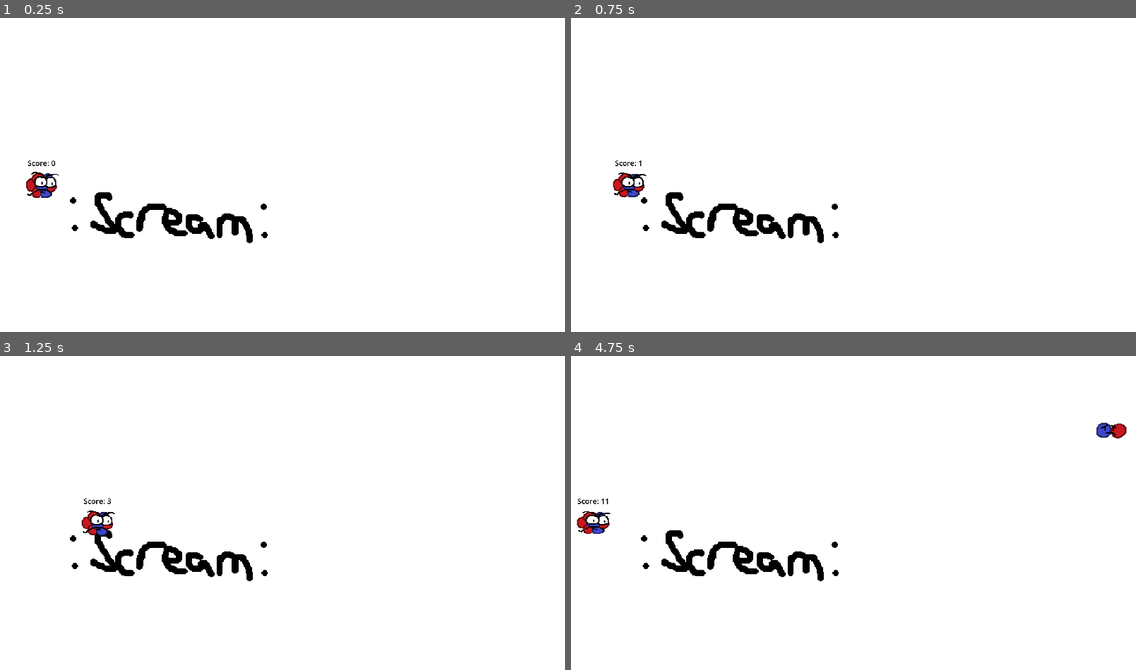
Above: before the commit, frames 1-4 (two rows, left to right).
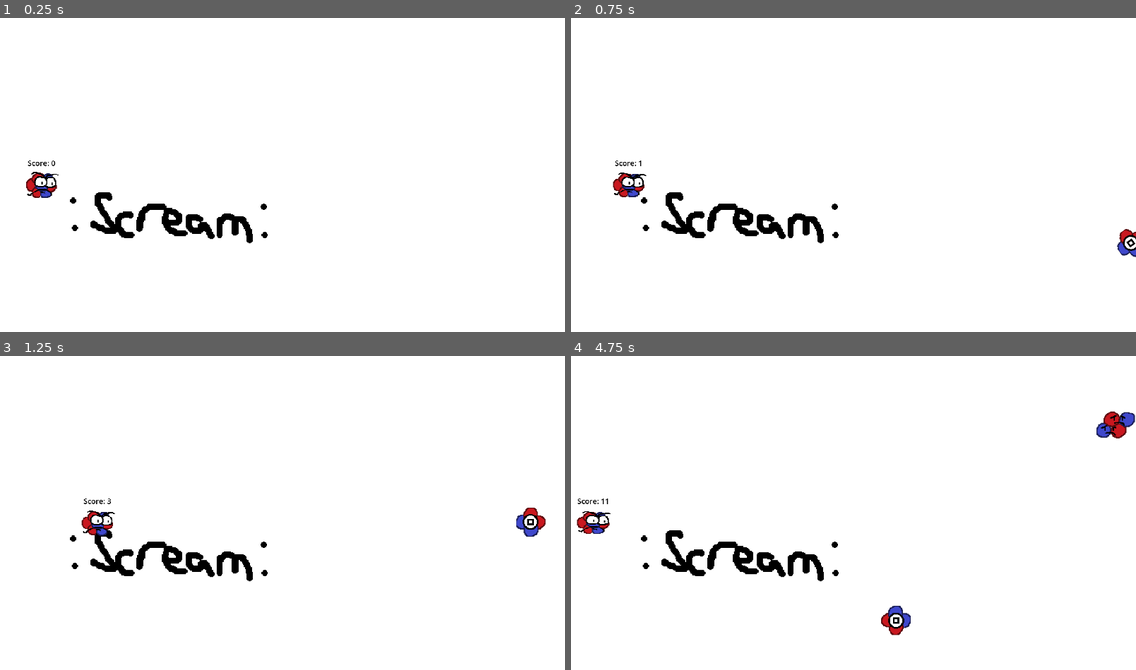
Above: after the commit, the same moments.

Repository: Quill-x/Atom
Game: Godot game, scene res://scenes/Level.tscn
Two runs of this game, one before a commit and one after it. Both use one fixed random seed, a clock stepped at 60 frames per second and the inputs below.
Inputs:
- Up to frame 1 (0.25 s): no input
- Up to frame 2 (0.75 s): hold D (Right) from 0.53 s (still down); hold Shift (Slow) from 0.53 s (still down)
- Up to frame 3 (1.25 s): keep holding D (Right); keep holding Shift (Slow)
- Up to frame 4 (4.75 s): release D (Right) at 1.28 s; release Shift (Slow) at 1.28 s; hold S (Down) 1.28-2.03 s; tap Shift (Slow) at 1.35, 2.85, 4.35 s; hold D (Right) 2.03-2.78 s; hold Shift (Slow) 2.03-2.78 s; hold Up (Up) 2.78-3.53 s; hold Shift (Slow) 3.53-4.28 s; hold A (Left) from 3.53 s (still down)

Frame 1 is identical in both runs. In frame 2, 0.2% of the frame differs, in the area x 96-100%, y 67-77%; in frame 3, 0.3%; in frame 4, 0.5%, in the area x 54-100%, y 17-89%.

Commit message:
Added Alpha and Tweaked Nucleus

Diff:
--- a/scenes/Level.tscn
+++ b/scenes/Level.tscn
@@ -1,16 +1,18 @@
-[gd_scene load_steps=8 format=3 uid="uid://cv2pjpyhbrn0a"]
+[gd_scene load_steps=10 format=3 uid="uid://cv2pjpyhbrn0a"]
 
 [ext_resource type="Texture2D" uid="uid://bob4jmvuiqg4y" path="res://images/epicPlaceholderBackground.png" id="1_1mcdm"]
 [ext_resource type="Script" path="res://scenes/level.gd" id="1_ue7x2"]
 [ext_resource type="PackedScene" uid="uid://df3y3vmxrwya6" path="res://scenes/player.tscn" id="1_yqdih"]
 [ext_resource type="Texture2D" uid="uid://bq1an6pgy4v6i" path="res://images/blackBarsForFullScreen.png" id="2_agv44"]
+[ext_resource type="Script" path="res://scenes/wall_detection.gd" id="4_0mxqv"]
 [ext_resource type="AudioStream" uid="uid://c75ahyx5egw0p" path="res://audio/funky_battle.ogg" id="5_h1f6n"]
+[ext_resource type="PackedScene" uid="uid://di2ydx8nbw1um" path="res://scenes/alpha.tscn" id="7_xge5m"]
 
 [sub_resource type="RectangleShape2D" id="RectangleShape2D_eqigd"]
 size = Vector2(103, 1320)
 
 [sub_resource type="RectangleShape2D" id="RectangleShape2D_tpb66"]
-size = Vector2(80.7223, 20)
+size = Vector2(159.186, 20)
 
 [node name="Level" type="Node2D"]
 script = ExtResource("1_ue7x2")
@@ -22,24 +24,39 @@
 [node name="Player" parent="." instance=ExtResource("1_yqdih")]
 position = Vector2(-902, -5)
 
-[node name="StaticBody2D" type="StaticBody2D" parent="."]
+[node name="Hitboxes" type="StaticBody2D" parent="."]
 position = Vector2(-667, -262)
 scale = Vector2(1.08, 1)
 
-[node name="CollisionShape2D" type="CollisionShape2D" parent="StaticBody2D"]
+[node name="CollisionShape2D" type="CollisionShape2D" parent="Hitboxes"]
 position = Vector2(-400, 241)
 shape = SubResource("RectangleShape2D_eqigd")
 
-[node name="CollisionShape2D2" type="CollisionShape2D" parent="StaticBody2D"]
+[node name="CollisionShape2D2" type="CollisionShape2D" parent="Hitboxes"]
 position = Vector2(1482.41, 320)
 shape = SubResource("RectangleShape2D_eqigd")
 
-[node name="CollisionShape2D3" type="CollisionShape2D" parent="StaticBody2D"]
+[node name="CollisionShape2D3" type="CollisionShape2D" parent="Hitboxes"]
 position = Vector2(576.852, -317)
 scale = Vector2(24.92, 1)
 shape = SubResource("RectangleShape2D_tpb66")
 
-[node name="CollisionShape2D4" type="CollisionShape2D" parent="StaticBody2D"]
+[node name="CollisionShape2D4" type="CollisionShape2D" parent="Hitboxes"]
+position = Vector2(595.37, 787)
+scale = Vector2(24.92, 1)
+shape = SubResource("RectangleShape2D_tpb66")
+
+[node name="Wall Detection" type="Area2D" parent="."]
+position = Vector2(-667, -262)
+scale = Vector2(1.08, 1)
+script = ExtResource("4_0mxqv")
+
+[node name="CollisionShape2D3" type="CollisionShape2D" parent="Wall Detection"]
+position = Vector2(1554.51, -317)
+scale = Vector2(24.92, 1)
+shape = SubResource("RectangleShape2D_tpb66")
+
+[node name="CollisionShape2D4" type="CollisionShape2D" parent="Wall Detection"]
 position = Vector2(595.37, 787)
 scale = Vector2(24.92, 1)
 shape = SubResource("RectangleShape2D_tpb66")
@@ -72,3 +89,7 @@
 stream = ExtResource("5_h1f6n")
 volume_db = -8.0
 autoplay = true
+
+[node name="alpha" parent="." instance=ExtResource("7_xge5m")]
+
+[connection signal="area_entered" from="Wall Detection" to="Wall Detection" method="_on_area_entered"]
--- /dev/null
+++ b/scenes/alpha.gd
@@ -0,0 +1,26 @@
+extends CharacterBody2D
+class_name Alpha
+
+const ROTATION_TIME = .05
+const BASE_SPEED = 200.0
+
+var current_y_dir = 1
+
+func _ready():
+	position.x = 1012
+	position.y = RandomNumberGenerator.new().randf_range(-550, 500)
+
+func bounce():
+	current_y_dir = 0-current_y_dir
+	$Squish.play("squish")
+
+func _physics_process(delta: float) -> void:
+	velocity.x = -BASE_SPEED
+	velocity.y = BASE_SPEED*2 * current_y_dir
+	move_and_slide()
+	if position.x <= -1200:
+		queue_free()
+
+func _on_area_entered(area):
+	if area.get_parent() is Player:
+		area.get_parent().get_hit(position)
--- /dev/null
+++ b/scenes/alpha.tscn
@@ -0,0 +1,129 @@
+[gd_scene load_steps=13 format=3 uid="uid://di2ydx8nbw1um"]
+
+[ext_resource type="Script" path="res://scenes/alpha.gd" id="1_6y45b"]
+[ext_resource type="Texture2D" uid="uid://d3ckyq0mi7whp" path="res://images/alpha.png" id="2_xkyle"]
+
+[sub_resource type="AtlasTexture" id="AtlasTexture_ang5o"]
+atlas = ExtResource("2_xkyle")
+region = Rect2(0, 0, 50, 50)
+
+[sub_resource type="SpriteFrames" id="SpriteFrames_dkt1j"]
+animations = [{
+"frames": [{
+"duration": 1.0,
+"texture": SubResource("AtlasTexture_ang5o")
+}],
+"loop": true,
+"name": &"default",
+"speed": 5.0
+}]
+
+[sub_resource type="Animation" id="Animation_mmau6"]
+resource_name = "spin"
+length = 0.8
+loop_mode = 1
+tracks/0/type = "value"
+tracks/0/imported = false
+tracks/0/enabled = true
+tracks/0/path = NodePath(".:rotation")
+tracks/0/interp = 1
+tracks/0/loop_wrap = true
+tracks/0/keys = {
+"times": PackedFloat32Array(0, 0.2, 0.4, 0.5, 0.6),
+"transitions": PackedFloat32Array(0, 0, 1, 1, 0),
+"update": 0,
+"values": [0.0, 1.5708, 3.14159, 3.92699, 4.71239]
+}
+
+[sub_resource type="Animation" id="Animation_u2e52"]
+length = 0.001
+tracks/0/type = "value"
+tracks/0/imported = false
+tracks/0/enabled = true
+tracks/0/path = NodePath(".:rotation")
+tracks/0/interp = 1
+tracks/0/loop_wrap = true
+tracks/0/keys = {
+"times": PackedFloat32Array(0),
+"transitions": PackedFloat32Array(1),
+"update": 0,
+"values": [0.0]
+}
+
+[sub_resource type="AnimationLibrary" id="AnimationLibrary_ogki5"]
+_data = {
+"RESET": SubResource("Animation_u2e52"),
+"spin": SubResource("Animation_mmau6")
+}
+
+[sub_resource type="CircleShape2D" id="CircleShape2D_hhe2o"]
+radius = 46.0977
+
+[sub_resource type="CircleShape2D" id="CircleShape2D_o1oqo"]
+radius = 53.1507
+
+[sub_resource type="Animation" id="Animation_yccg8"]
+resource_name = "squish"
+tracks/0/type = "value"
+tracks/0/imported = false
+tracks/0/enabled = true
+tracks/0/path = NodePath("Sprite2D:scale")
+tracks/0/interp = 1
+tracks/0/loop_wrap = true
+tracks/0/keys = {
+"times": PackedFloat32Array(0, 0.1, 0.3),
+"transitions": PackedFloat32Array(0.210224, 1, 0.267943),
+"update": 0,
+"values": [Vector2(2, 2), Vector2(3, 1), Vector2(2, 2)]
+}
+
+[sub_resource type="Animation" id="Animation_rndx5"]
+length = 0.001
+tracks/0/type = "value"
+tracks/0/imported = false
+tracks/0/enabled = true
+tracks/0/path = NodePath("Sprite2D:scale")
+tracks/0/interp = 1
+tracks/0/loop_wrap = true
+tracks/0/keys = {
+"times": PackedFloat32Array(0),
+"transitions": PackedFloat32Array(1),
+"update": 0,
+"values": [Vector2(2, 2)]
+}
+
+[sub_resource type="AnimationLibrary" id="AnimationLibrary_sipbe"]
+_data = {
+"RESET": SubResource("Animation_rndx5"),
+"squish": SubResource("Animation_yccg8")
+}
+
+[node name="alpha" type="CharacterBody2D"]
+collision_layer = 0
+collision_mask = 0
+script = ExtResource("1_6y45b")
+
+[node name="Sprite2D" type="AnimatedSprite2D" parent="."]
+scale = Vector2(2, 2)
+sprite_frames = SubResource("SpriteFrames_dkt1j")
+
+[node name="AnimationPlayer" type="AnimationPlayer" parent="."]
+libraries = {
+"": SubResource("AnimationLibrary_ogki5")
+}
+autoplay = "spin"
+speed_scale = 1.76
+
+[node name="Area2D" type="Area2D" parent="."]
+
+[node name="CollisionShape2D" type="CollisionShape2D" parent="Area2D"]
+shape = SubResource("CircleShape2D_hhe2o")
+
+[node name="CollisionShape2D" type="CollisionShape2D" parent="."]
+shape = SubResource("CircleShape2D_o1oqo")
+
+[node name="Squish" type="AnimationPlayer" parent="."]
+libraries = {
+"": SubResource("AnimationLibrary_sipbe")
+}
+speed_scale = 2.0
--- a/scenes/level.gd
+++ b/scenes/level.gd
@@ -4,17 +4,23 @@
 var deuteronInstance = deuteronScene.instantiate()
 var electronScene = preload("res://scenes/beta_minus.tscn")
 var electronInstance = electronScene.instantiate()
+var alphaScene = preload("res://scenes/alpha.tscn")
+var alphaInstance = alphaScene.instantiate()
 var spawn_timer = 1
 
 func _process(delta):
-	var enemy = randi_range(0,2)
+	var enemy = randi_range(0,9)
 	spawn_timer -= delta
 	if spawn_timer <= 0:
-		if enemy == 0 or enemy == 1:
+		if enemy == 0 or enemy == 1 or enemy == 2 or enemy == 3 or enemy == 4:
 			add_child(deuteronInstance)
 			deuteronInstance = deuteronScene.instantiate()
 			spawn_timer = RandomNumberGenerator.new().randf_range(0.01, 1.5)
-		if enemy == 2:
+		if enemy >= 6:
 			add_child(electronInstance)
 			electronInstance = electronScene.instantiate()
 			spawn_timer = RandomNumberGenerator.new().randf_range(0.01, 2)
+		if enemy == 5 or enemy == 6:
+			add_child(alphaInstance)
+			alphaInstance = alphaScene.instantiate()
+			spawn_timer = RandomNumberGenerator.new().randf_range(0.01, 2)
--- a/scenes/sine_nucleus.gd
+++ b/scenes/sine_nucleus.gd
@@ -9,9 +9,8 @@
 func _physics_process(delta):
 	if position.x <= -1200:
 		queue_free()
-	velocity.y = -sin(sineTime)*400
+	velocity.y = -sin(sineTime)*100
 	sineTime += .05
-	print(velocity.y)
 	velocity.x -= ACCELERATION
 	velocity.x = clamp(velocity.x,-MAX_SPEED,INF)
 	move_and_slide()
--- a/scenes/sine_nucleus.tscn
+++ b/scenes/sine_nucleus.tscn
@@ -25,21 +25,22 @@
 radius = 58.3095
 
 [node name="SineNucleus" type="CharacterBody2D"]
+position = Vector2(3, 3)
 collision_layer = 0
 collision_mask = 0
 script = ExtResource("1_6xgmh")
 
 [node name="AnimatedSprite2D" type="AnimatedSprite2D" parent="."]
-position = Vector2(15, -1)
+position = Vector2(12, -3)
 scale = Vector2(2, 2)
 sprite_frames = SubResource("SpriteFrames_mmo5y")
 
 [node name="CollisionShape2D" type="CollisionShape2D" parent="."]
-position = Vector2(30, -2)
+position = Vector2(27, -4)
 shape = SubResource("CircleShape2D_7uh8v")
 
 [node name="Area2D" type="Area2D" parent="."]
-position = Vector2(31, -1)
+position = Vector2(28, -3)
 
 [node name="CollisionShape2D" type="CollisionShape2D" parent="Area2D"]
 position = Vector2(-1, 0)
--- /dev/null
+++ b/scenes/wall_detection.gd
@@ -0,0 +1,5 @@
+extends Area2D
+
+func _on_area_entered(area):
+	if area.get_parent() is Alpha:
+		area.get_parent().bounce()
Binary file added: images/alpha.png
Not shown, added: images/alpha.png.import
Binary file changed: images/concept art.png
